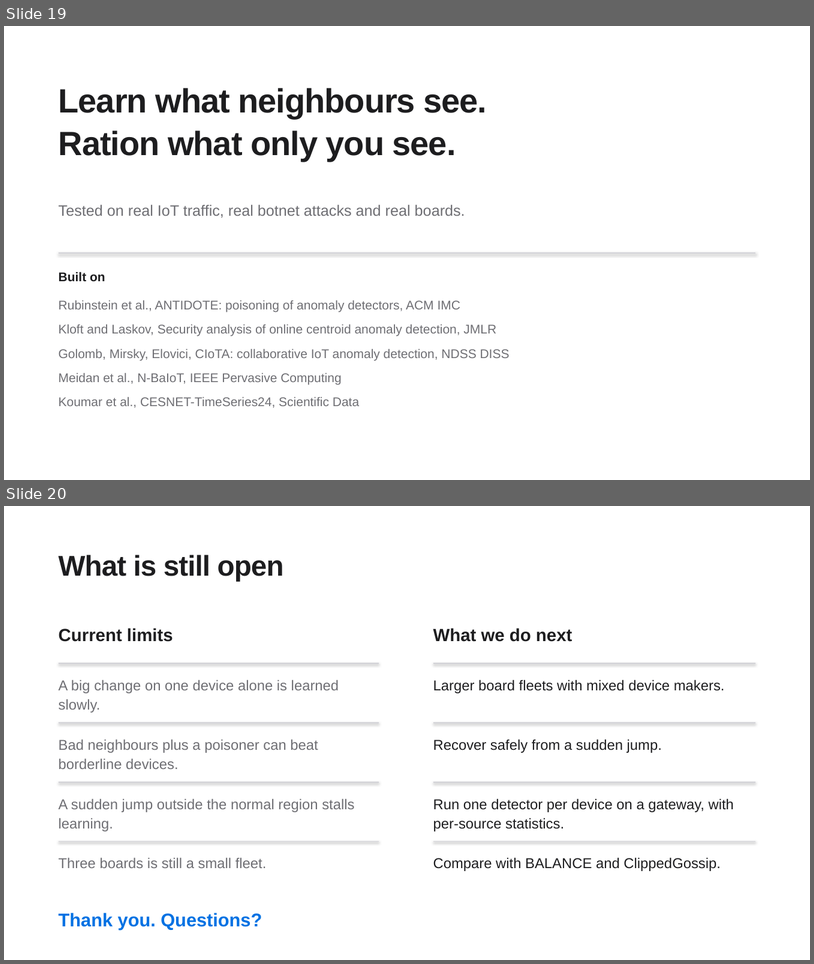
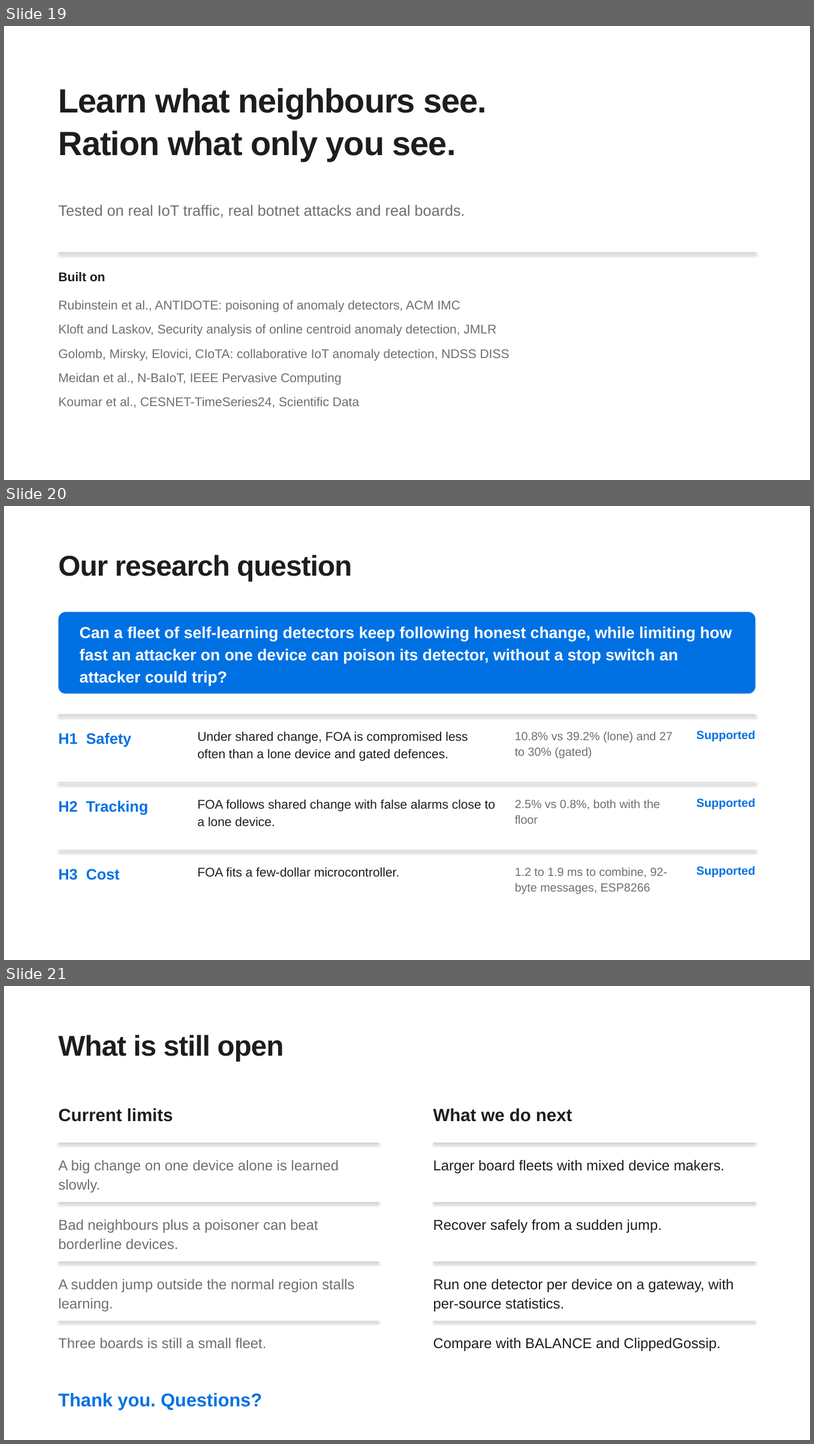
Before and after one commit to IOT-snu/brainstorming, a slide deck: G04_FOA_Final.pptx. Shown one above the other, each under a label of ours: slides 19 and 20 before the commit, slides 19, 20 and 21 after it. The pictures are 814x964 and 814x1444 pixels, drawn with LibreOffice and Linux fonts; fonts in the diff are those of the drawing. Boxes give left, top, right and bottom in pixels: in the first picture for what was removed or moved away, otherwise in the second. Text is boxed around its words. In the diff, an @@ line names an element or a change of style, - is before the commit and + after.

Commit message:
Add the research question and hypotheses slide

```diff
--- a/G04_FOA_Final.pptx
+++ b/G04_FOA_Final.pptx
@@ slide 20 added at (4, 506, 810, 960), background #FFFFFF @@
@@ text added at (59, 555, 352, 582), 34 pt, text #1D1D1F, bold @@
+Our research question
@@ rounded rectangle added at (59, 612, 756, 694), fill #0071E3 @@
@@ text added at (80, 626, 732, 685), 19 pt, text #FFFFFF, bold @@
+Can a fleet of self-learning detectors keep following honest change, while limiting how fast an attacker on one device can poison its detector, without a stop switch an attacker could trip?
@@ line added from (59, 715) to (756, 715), #D2D2D7 1.25 pt @@
@@ text added at (59, 732, 132, 747), 18 pt, text #0071E3, bold @@
+H1 Safety
@@ text added at (198, 731, 468, 760), 15 pt, text #1D1D1F @@
+Under shared change, FOA is compromised less often than a lone device and gated defences.
@@ text added at (515, 732, 673, 758), 14 pt, text #6E6E73 @@
+10.8% vs 39.2% (lone) and 27 to 30% (gated)
@@ text added at (697, 730, 756, 741), 14 pt, text #0071E3, bold @@
+Supported
@@ line added from (59, 783) to (756, 783), #D2D2D7 1.25 pt @@
@@ text added at (59, 800, 149, 815), 18 pt, text #0071E3, bold @@
+H2 Tracking
@@ text added at (198, 799, 495, 826), 15 pt, text #1D1D1F @@
+FOA follows shared change with false alarms close to a lone device.
@@ text added at (515, 799, 660, 823), 14 pt, text #6E6E73 @@
+2.5% vs 0.8%, both with the floor
@@ text added at (697, 798, 756, 809), 14 pt, text #0071E3, bold @@
+Supported
@@ line added from (59, 850) to (756, 850), #D2D2D7 1.25 pt @@
@@ text added at (697, 865, 756, 877), 14 pt, text #0071E3, bold @@
+Supported
@@ text added at (59, 868, 120, 880), 18 pt, text #0071E3, bold @@
+H3 Cost
@@ text added at (198, 867, 399, 877), 15 pt, text #1D1D1F @@
+FOA fits a few-dollar microcontroller.
@@ text added at (515, 867, 668, 894), 14 pt, text #6E6E73 @@
+1.2 to 1.9 ms to combine, 92-byte messages, ESP8266
@@ what was slide 20 is now slide 21 @@
```
Also in this commit, not shown: 3 other files.
